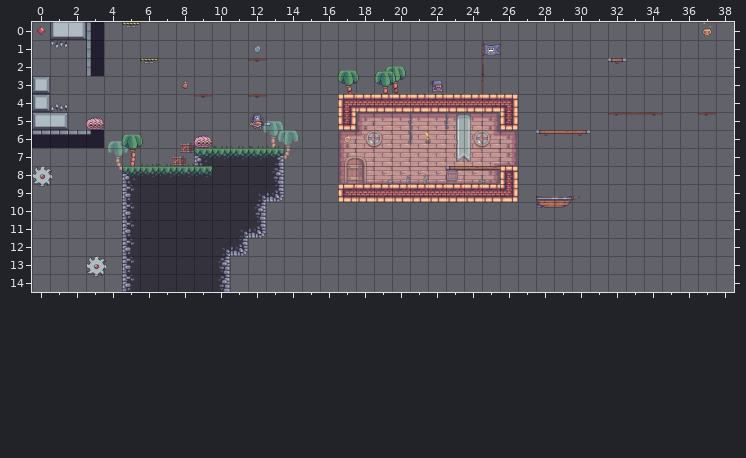
An edit to a level. Tiled map (JSON), data/levels/5.tmj. Above, as it was before the edit.
Cells are 64x64 px. Shown: x 0..38, y 0..14.
The result:
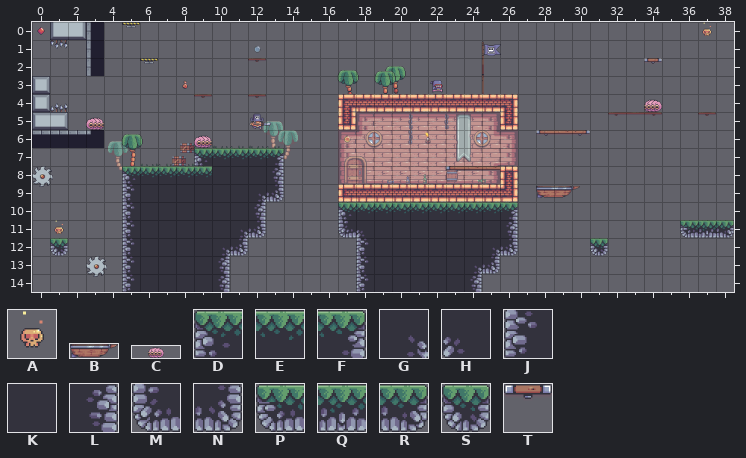
Key: from "items": A 0 "skull"; from "objects": B 5 "boat", C 8 flipped left-right "shell"; from "outside": D 0, E 1, F 2, G 4, H 5, J 12, K 13, L 14, M 24, N 26, P 36, Q 37, R 38, S 39; from "platforms": T 7.
_ is an empty cell.
Objects are placed by their top-left corner, in cells (3,4 is the top-left corner of cell 3,4); size is 1x1 cell unless given.
Tiles replaced or removed in this view: T.
The exact change:
Changed rows in their new state; . is an unchanged cell.
Layer "collision":
first column x 1:
10 ................DEEEEEEEEF............
11 ................MHKKKKKKKL.........PQR
12 S................JKKKKKKGN....S.......
13 .................JKKKKKGN.............
14 .................JKKKKKL..............
Layer "platform":
first column x 32:
 2 _.T
Layer "objects":
changed: B "boat" at 28,9.7 size 2.4x0.7 -> B "boat" at 28,9.1 size 2.4x0.7
Layer "items":
added: A "skull" at 1,11
Layer "shells":
added: C "shell" at 33,4.2 size 3x0.8
Where, in picture pixels (left, top, right, bottom), the same in both pictures:
removed: (608, 58, 626, 64)
added: (644, 58, 662, 64)
added: (644, 99, 662, 112)
changed: (536, 186, 580, 208)
added: (338, 202, 518, 292)
added: (50, 220, 68, 256)
added: (680, 220, 734, 238)
added: (590, 238, 608, 256)
